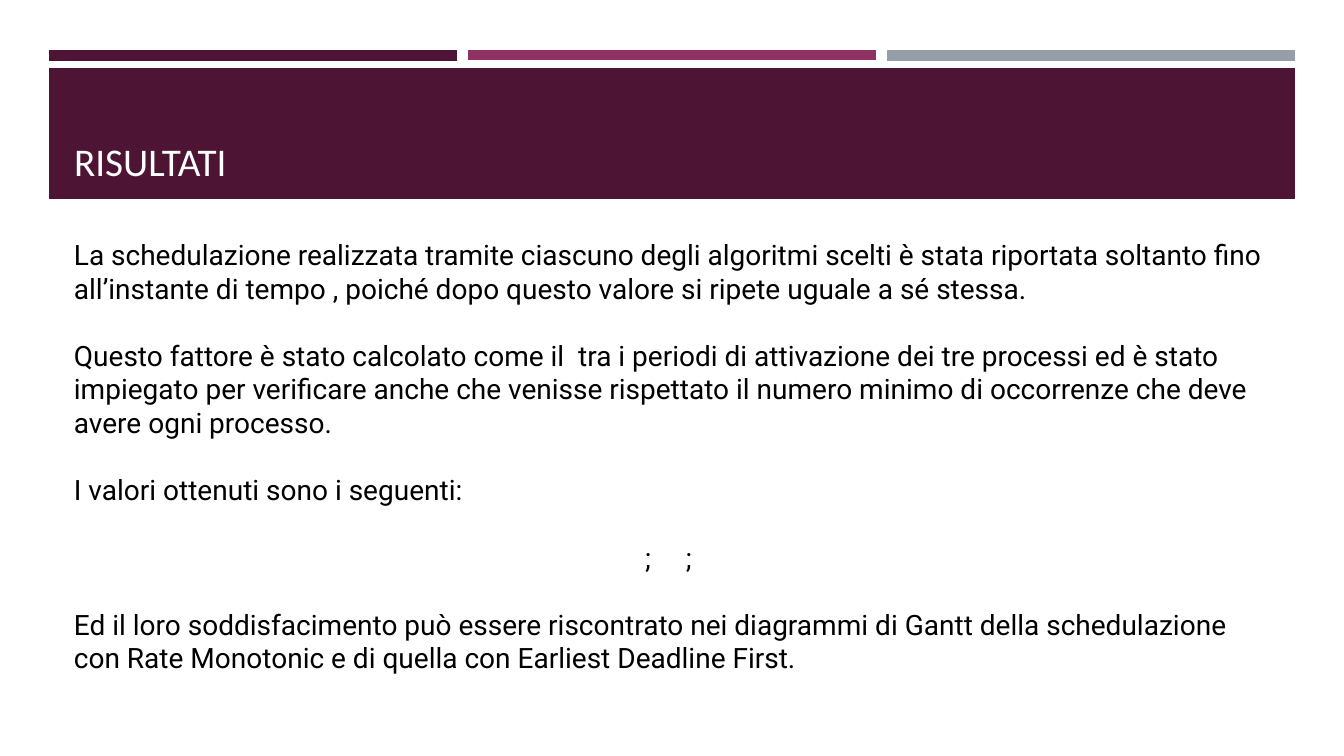
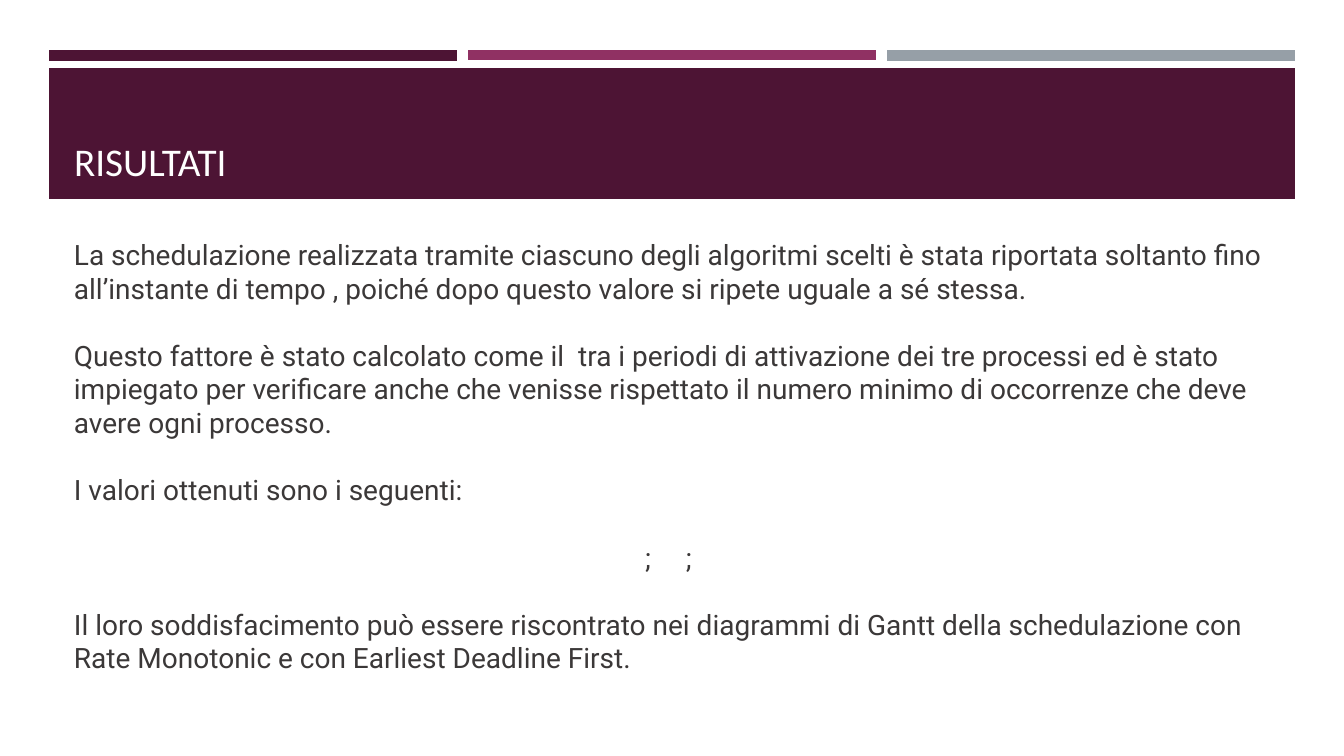
Before and after one commit to ivochan/SchedulingExercise, a slide deck: slide 46 of presentation/Algoritmi di scheduling real-time.odp. Drawn at 1344x756 pixels with LibreOffice and Linux fonts; fonts in the diff are those of the drawing. Boxes give left, top, right and bottom in pixels: in the first picture for what was removed or moved away, otherwise in the second. Text is boxed around its words. In the diff, an @@ line names an element or a change of style, - is before the commit and + after.

```diff
--- a/presentation/Algoritmi di scheduling real-time.odp
+++ b/presentation/Algoritmi di scheduling real-time.odp
@@ text at [74,243,1261,506]: text colour #000000 to #3B3838 in "La schedulazione realizzata tramite ciascuno degli algoritmi ...", "Questo fattore è stato calcolato come il ...", "I valori ottenuti sono i seguenti:", "; ;" @@
@@ text at [74,613,1241,669]: text changed; text colour #000000 to #3B3838 @@
-Ed il loro soddisfacimento può essere riscontrato nei diagrammi di Gantt della schedulazione con Rate Monotonic e di quella con Earliest Deadline First.
+Il loro soddisfacimento può essere riscontrato nei diagrammi di Gantt della schedulazione con Rate Monotonic e con Earliest Deadline First.
```
Also in this commit, not shown: 23 other slides changed, 2 other files.
